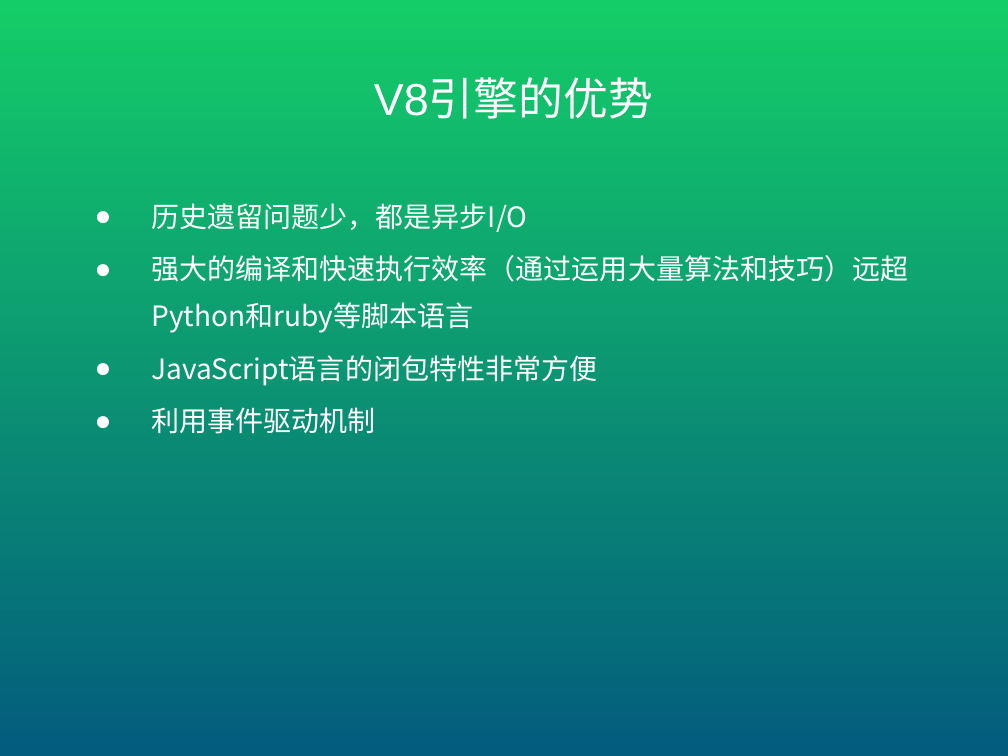
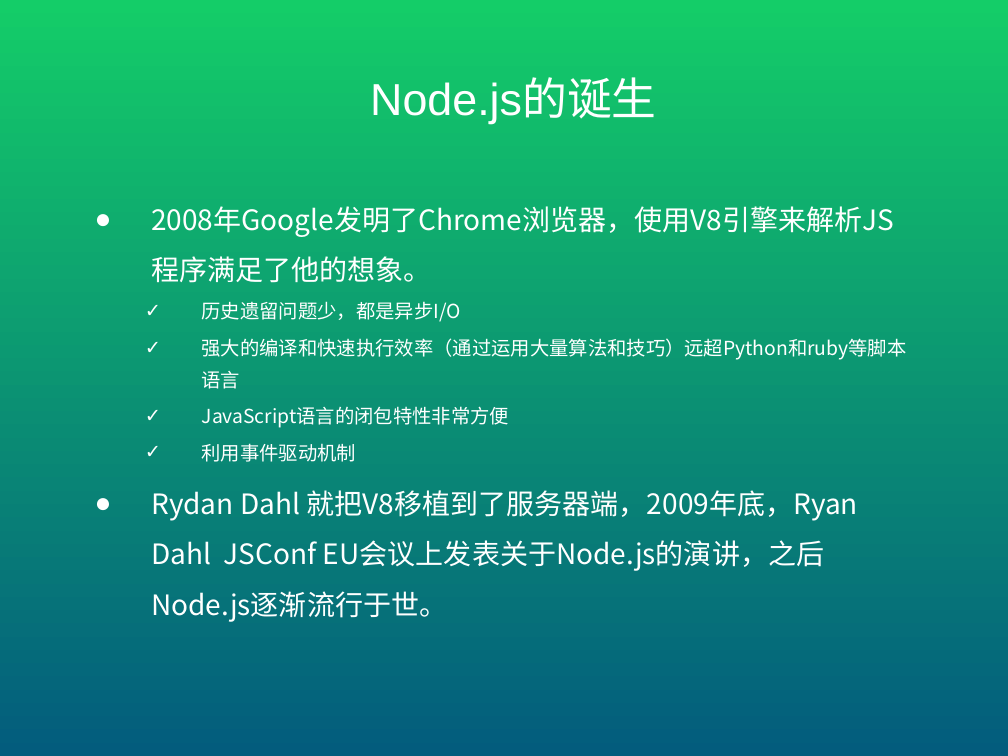
Before and after one commit to mopacha/course, a slide deck: slide 4 of ppt/聊一下NodeJS.pptx. Drawn at 1008x756 pixels with LibreOffice and Linux fonts; fonts in the diff are those of the drawing. Boxes give left, top, right and bottom in pixels: in the first picture for what was removed or moved away, otherwise in the second. Text is boxed around its words. In the diff, an @@ line names an element or a change of style, - is before the commit and + after.

```diff
--- a/ppt/聊一下NodeJS.pptx
+++ b/ppt/聊一下NodeJS.pptx
@@ title at box(370, 80, 656, 124): text changed @@
-V8引擎的优势
+Node.js的诞生
@@ subtitle at box(151, 206, 894, 283): paragraph added @@
+● 2008年Google发明了Chrome浏览器，使用V8引擎来解析JS程序满足了他的想象。
@@ subtitle at box(202, 301, 907, 462): size 20 to 13.8 pt in "历史遗留问题少，都是异步I/O", "强大的编译和快速执行效率（通过运用大量算法和技巧）远超Python和ruby等脚本语言", "JavaScript语言的闭包特性非常方便", "利用事件驱动机制"; bullet ● to ✓; list level 1 to 2 in "历史遗留问题少，都是异步I/O"; list level 1 to 2 in "强大的编译和快速执行效率（通过运用大量算法和技巧）远超Python和ruby等脚本语言"; list level 1 to 2 in "JavaScript语言的闭包特性非常方便"; list level 1 to 2 in "利用事件驱动机制" @@
@@ subtitle at box(151, 490, 858, 622): paragraph added @@
+● Rydan Dahl 就把V8移植到了服务器端，2009年底，Ryan Dahl JSConf EU会议上发表关于Node.js的演讲，之后Node.js逐渐流行于世。
```
Also in this commit, not shown: 5 other slides changed, 3 slides added, 3 slides removed, 1 other file.
